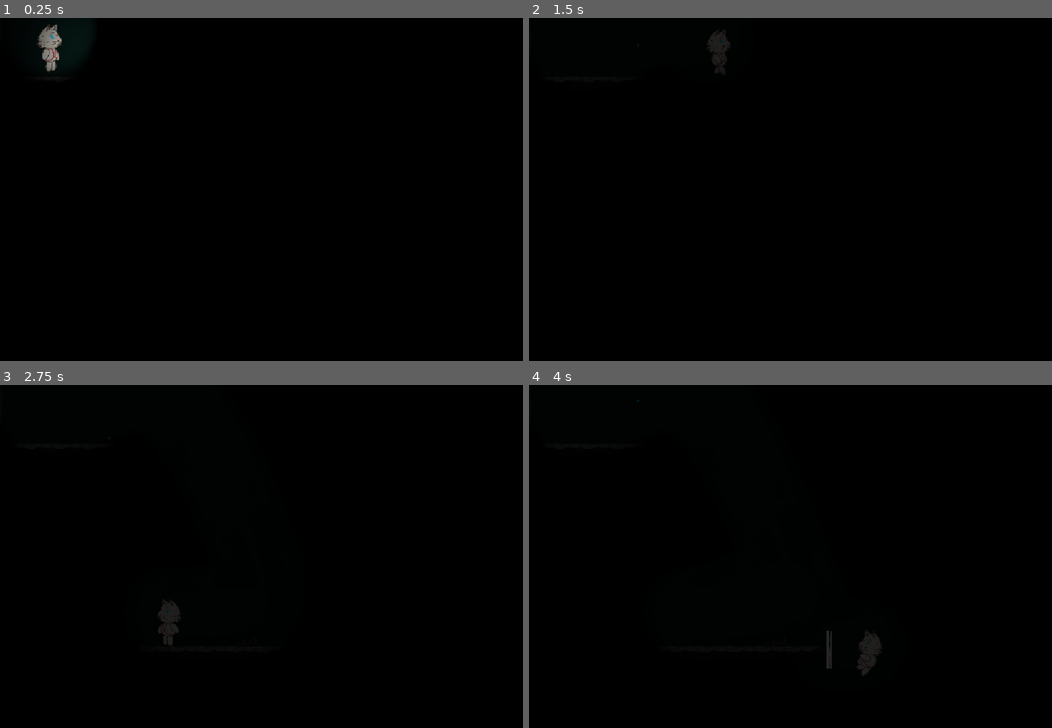
Above: before the commit, frames 1-4 (two rows, left to right).
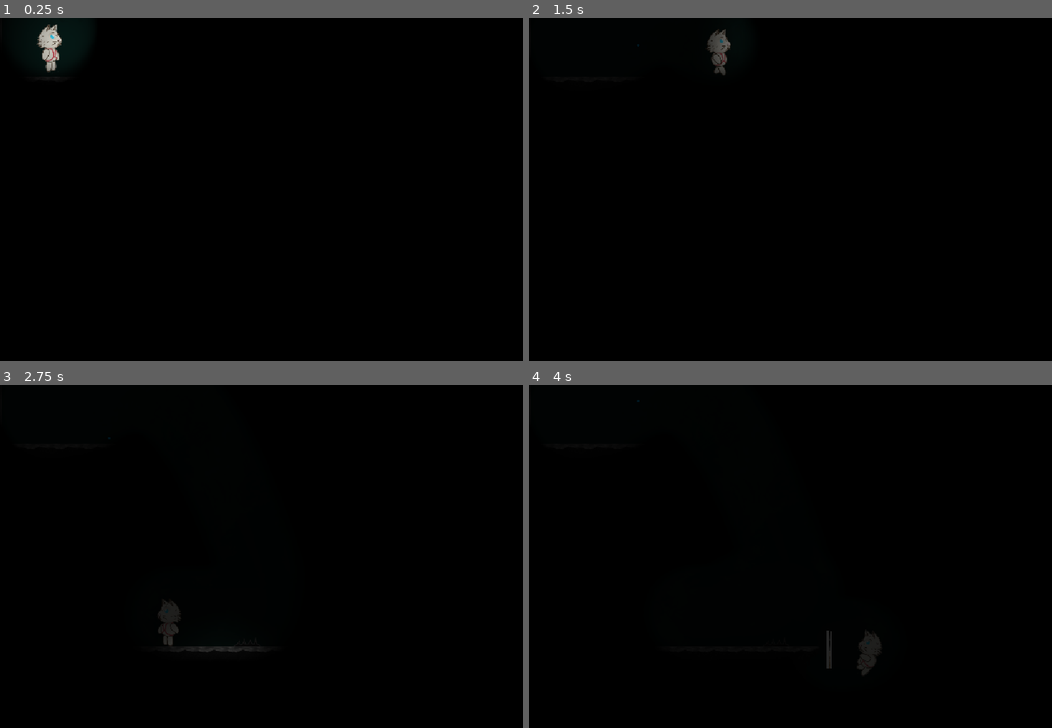
Above: after the commit, the same moments.

Repository: Mad2F/GameJam_2025
Game: Godot game, scene res://Game/Levels/Level0.tscn
The game is run twice, just before and just after one commit, with the same random seed, the same clock (stepped at 60 frames per second) and the same inputs. Sound files missing from this copy of the repository are replaced by a short silence.
Inputs (mouse positions are in pixels of both pictures, inside the frame that each line leads up to):
- Up to frame 1 (0.25 s): no input
- Up to frame 2 (1.5 s): tap Enter (enter) at 0.5, 1.35 s; move the mouse to (905, 254) at 0.52 s; hold Right (move_right) from 0.53 s (still down); tap C (climb) at 0.6 s; tap Space (move_jump) at 0.77 s; move the mouse to (685, 306) at 1.27 s
- Up to frame 3 (2.75 s): tap Space (move_jump) at 1.52 s; move the mouse to (313, 532) at 2.02 s; release Right (move_right) at 2.03 s; hold Left (move_left) from 2.03 s (still down); tap C (climb) at 2.1 s
- Up to frame 4 (4 s): move the mouse to (outside the picture) at 2.77 s; release Left (move_left) at 2.78 s; hold Right (move_right) from 2.78 s (still down); tap Enter (enter) at 2.85 s; tap Space (move_jump) at 3.02, 3.77 s; move the mouse to (947, 724) at 3.52 s; tap C (climb) at 3.6 s

The runs differ from the first frame. In frame 1, 0.3% of the frame differs, in the area x 7-12%, y 1-16%; in frame 2, 0.3%; in frame 3, less than 0.1%; in frame 4, nothing differs.

Commit message:
Fix de la light source avec le scaling

Diff:
--- a/Game/LevelsComponents/LevelTransitionEntry.gd
+++ b/Game/LevelsComponents/LevelTransitionEntry.gd
@@ -17,5 +17,4 @@
 	player = playerScene.instantiate()
 	player.z_index = 0
 	player.position = $PlayerStartPosition.global_position
-	print(player.position)
 	add_child(player)
--- a/Game/Objects/LightSource.gd
+++ b/Game/Objects/LightSource.gd
@@ -13,15 +13,16 @@
 	level_shadow = get_tree().get_root().get_node(get_tree().current_scene.name +"/LevelShadow")
 	level_fog = get_tree().get_root().get_node(get_tree().current_scene.name +"/Fog")
 	if(level_shadow):
-		level_shadow.add_light_source(get_parent().name, get_parent().position + offset, radius, 1.0, flicker)
+		level_shadow.add_light_source(get_parent().name, get_parent().global_position + offset, radius, 1.0, flicker)
 
 func _exit_tree() -> void:
 	if(level_shadow):
 		level_shadow.remove_light_source(get_parent().name)
 
 func _process(delta: float) -> void:
-	if(level_shadow && get_parent().global_position != last_position):
-		level_shadow.set_light_position(get_parent().name, get_parent().global_position + offset)
+	#if(level_shadow && get_parent().global_position != last_position):
+	var scale = Vector2(get_window().size) / Vector2(1080, 1080)
+	level_shadow.set_light_position(get_parent().name, scale * (get_parent().global_position + offset))
 	if(level_fog):
 		level_fog.clear_fog(get_parent().global_position + offset)
 	last_position = get_parent().global_position
